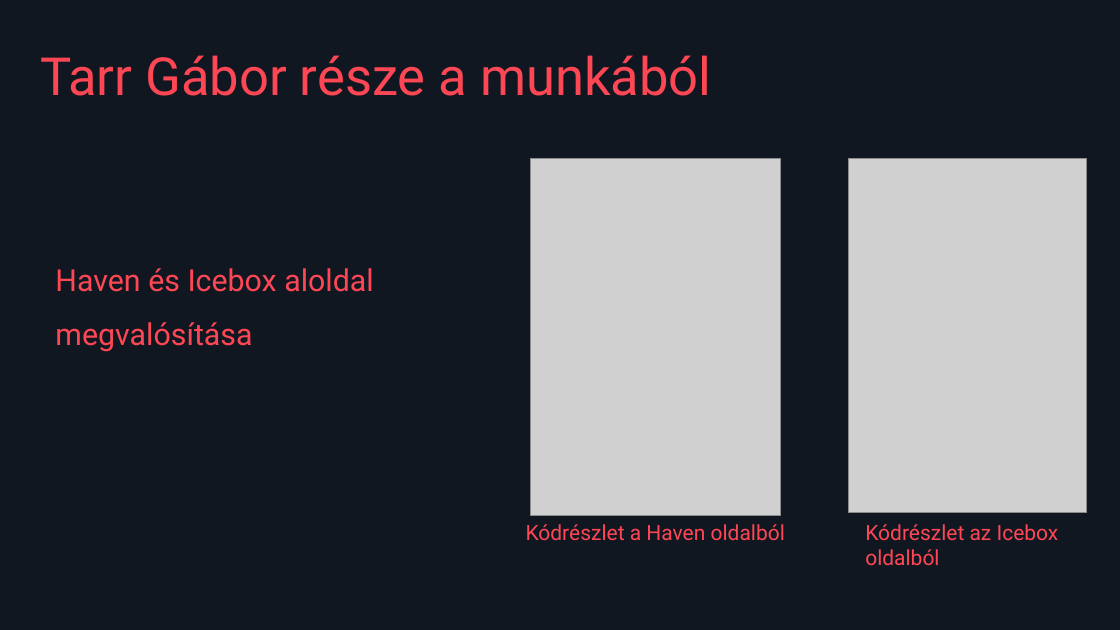
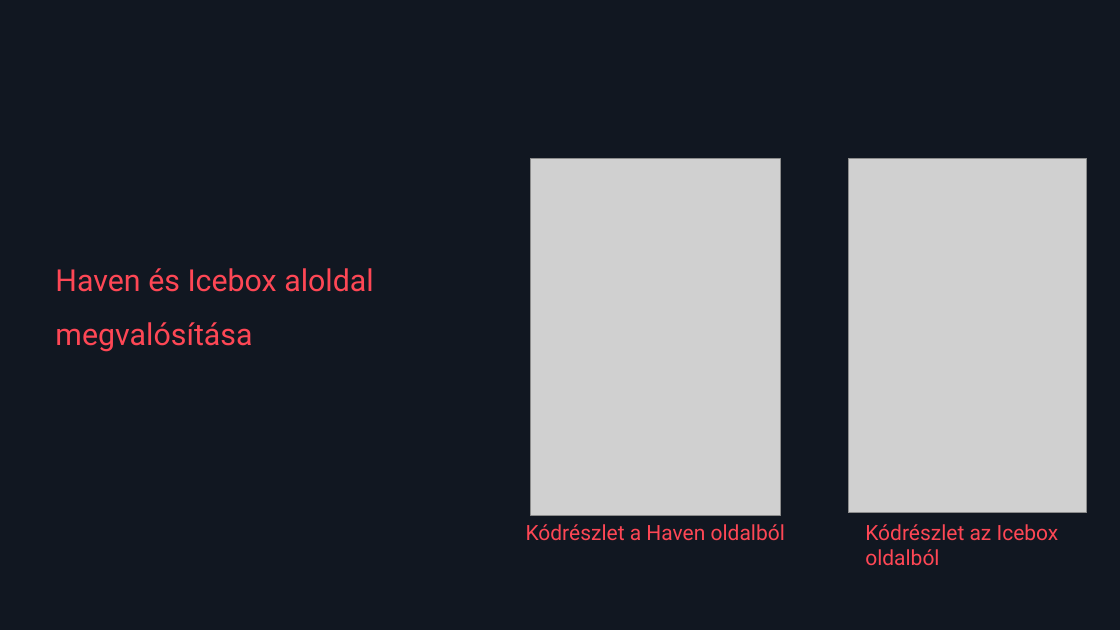
Before and after one commit to Kewkew00/Holy_project, a slide deck: slide 10 of VALORANT útmutató.pptx (slide 9 before the commit). Drawn at 1120x630 pixels with LibreOffice and Linux fonts; fonts in the diff are those of the drawing; grey boxes stand for pictures. Boxes give left, top, right and bottom in pixels: in the first picture for what was removed or moved away, otherwise in the second. Text is boxed around its words. In the diff, an @@ line names an element or a change of style, - is before the commit and + after.

```diff
--- a/VALORANT útmutató.pptx
+++ b/VALORANT útmutató.pptx
@@ text removed at [40, 55, 711, 96] @@
-Tarr Gábor része a munkából
```
Also in this commit, not shown: 5 other slides changed.
